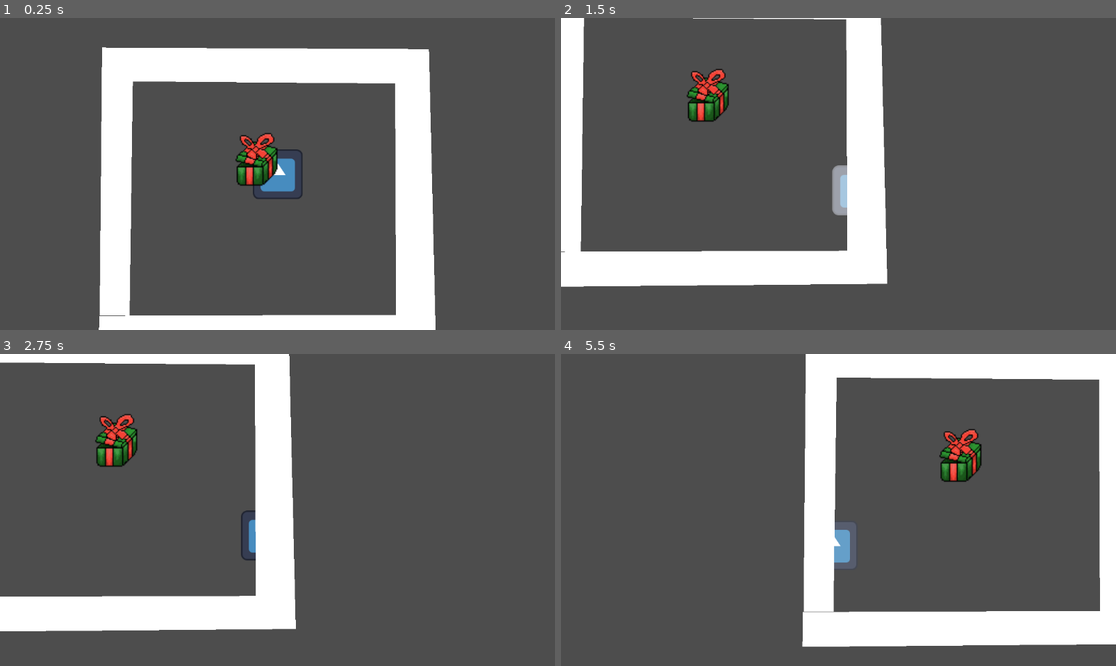
Above: before the commit, frames 1-4 (two rows, left to right).
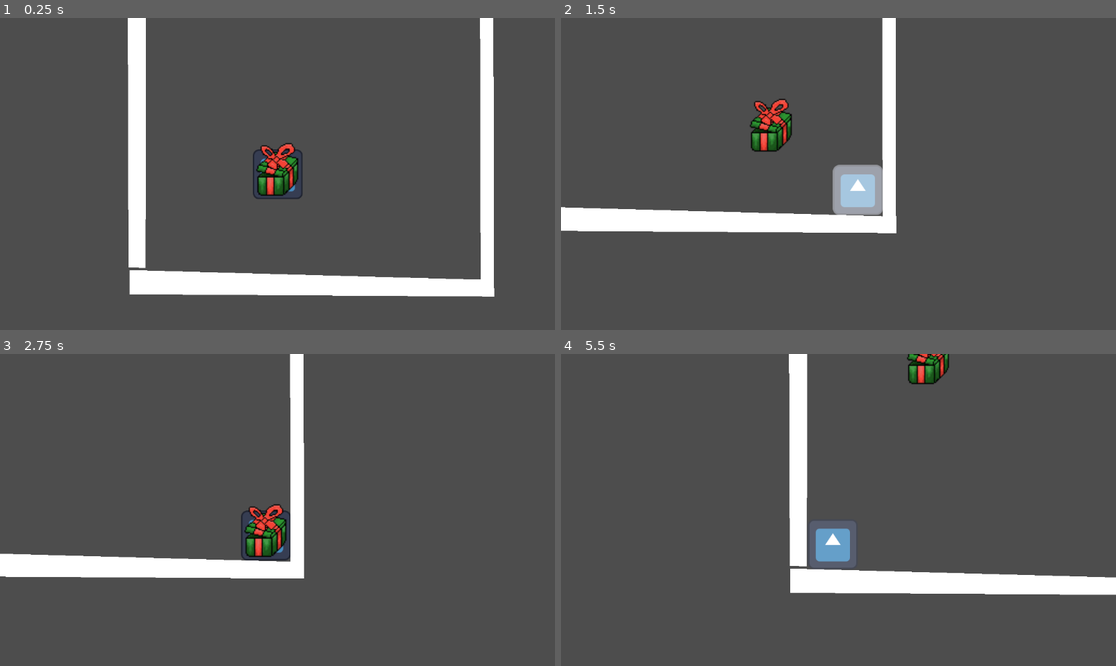
Above: after the commit, the same moments.

Repository: Creative0708/mcptjam2023prototype
Game: Godot game, scene res://scene.tscn
The game is run twice, just before and just after one commit, with the same random seed, the same clock (stepped at 60 frames per second) and the same inputs. The engine's default icon, where the game draws it, is replaced by a stand-in: a white triangle on a blue panel in a dark square.
Inputs (mouse positions are in pixels of both pictures, inside the frame that each line leads up to):
- Up to frame 1 (0.25 s): no input
- Up to frame 2 (1.5 s): move the mouse to (960, 158) at 0.52 s; hold D (right) 0.53-1.28 s; tap Space (dash) at 0.6, 1.35 s; move the mouse to (727, 189) at 1.27 s; hold S (down) from 1.28 s (still down)
- Up to frame 3 (2.75 s): move the mouse to (333, 441) at 2.02 s; release S (down) at 2.03 s; hold D (right) from 2.03 s (still down); tap Space (dash) at 2.1 s
- Up to frame 4 (5.5 s): move the mouse to (810, 572) at 2.77 s; release D (right) at 2.78 s; hold W (up) 2.78-3.53 s; tap Space (dash) every 0.75 s from 2.85 to 5.1 s; move the mouse to (1005, 556) at 3.52 s; hold A (left) 3.53-5.03 s; move the mouse to (672, 463) at 4.27 s; move the mouse to (866, 510) at 5.02 s; hold S (down) from 5.03 s (still down)

The runs differ from the first frame. In frame 1, 27% of the frame differs, in the area x 17-90%, y 0-100%; in frame 2, 20%; in frame 3, 18%; in frame 4, 23%.

Commit message:
temp commit

Diff:
--- a/Test1.gd
+++ b/Test1.gd
@@ -1,16 +1,15 @@
 extends Sprite2D
+
 @onready var player = $"../Player"
-var sprite
 
+const MOVEMENT_SPEED = 200
 
-# Called when the node enters the scene tree for the first time.
 func _ready():
-	sprite = Sprite2D.new()
-	sprite.position.x = 5
-	sprite.position.y = 5
+	position.x = 5
+	position.y = 5
 
 
 # Called every frame. 'delta' is the elapsed time since the previous frame.
 func _process(delta):
-	sprite.position.x = move_toward(sprite.position.x, player.position.x, 500)
-	sprite.position.y = move_toward(sprite.position.y, player.position.y, 500)
+	position.x = move_toward(position.x, player.position.x, MOVEMENT_SPEED * delta)
+	position.y = move_toward(position.y, player.position.y, MOVEMENT_SPEED * delta)
--- a/scene.tscn
+++ b/scene.tscn
@@ -29,7 +29,6 @@
 
 [node name="CollisionShape2D" type="CollisionShape2D" parent="Player"]
 position = Vector2(-1.23456, 0)
-scale = Vector2(1, 1)
 shape = SubResource("RectangleShape2D_rymyw")
 
 [node name="Sprite" type="Sprite2D" parent="Player"]
@@ -41,23 +40,17 @@
 
 [node name="CollisionPolygon2D" type="CollisionPolygon2D" parent="StaticBody2D"]
 position = Vector2(-103, 32)
-polygon = PackedVector2Array(752, -871, 763, 459, -620, 459, -626, 368, 704, 393, 726, -817, -541, -808, -566, 346, -629, 351, -617, -540, -640, -857)
+polygon = PackedVector2Array(942, -871, 945, 456, -444, 447, -444, 354, 894, 391, 891, -825, -380, -816, -382, 346, -447, 343, -451, -868)
 
 [node name="Polygon2D" type="Polygon2D" parent="StaticBody2D/CollisionPolygon2D"]
-position = Vector2(-181, 8)
-polygon = PackedVector2Array(-350, -874, 942, -871, 945, 456, -444, 447, -444, 354, 894, 391, 891, -825, -380, -816, -382, 346, -447, 343, -451, -868)
+polygon = PackedVector2Array(942, -871, 945, 456, -444, 447, -444, 354, 894, 391, 891, -825, -380, -816, -382, 346, -447, 343, -451, -868)
 
 [node name="Enemy" type="Sprite2D" parent="."]
 visible = false
 script = ExtResource("4_qdcl6")
 
 [node name="Pixil-frame-0" type="Sprite2D" parent="."]
-position = Vector2(-204.25, -171.25)
+position = Vector2(-33, -11)
 scale = Vector2(2.22656, 2.22656)
 texture = ExtResource("5_2i03n")
 script = ExtResource("6_8xn8a")
-position = Vector2(-33, -11)
-polygon = PackedVector2Array(697, -494, 724, 653, -561, 664, -559, 530, 572, 526, 568, -362, -431, -370, -443, 529, -557, 529, -548, -500)
-
-[node name="Polygon2D" type="Polygon2D" parent="StaticBody2D/CollisionPolygon2D"]
-polygon = PackedVector2Array(697, -494, 724, 653, -561, 664, -559, 530, 572, 526, 568, -362, -431, -370, -443, 529, -557, 529, -548, -500)
Not shown: 1 places in scene.tscn that only renumber resources
